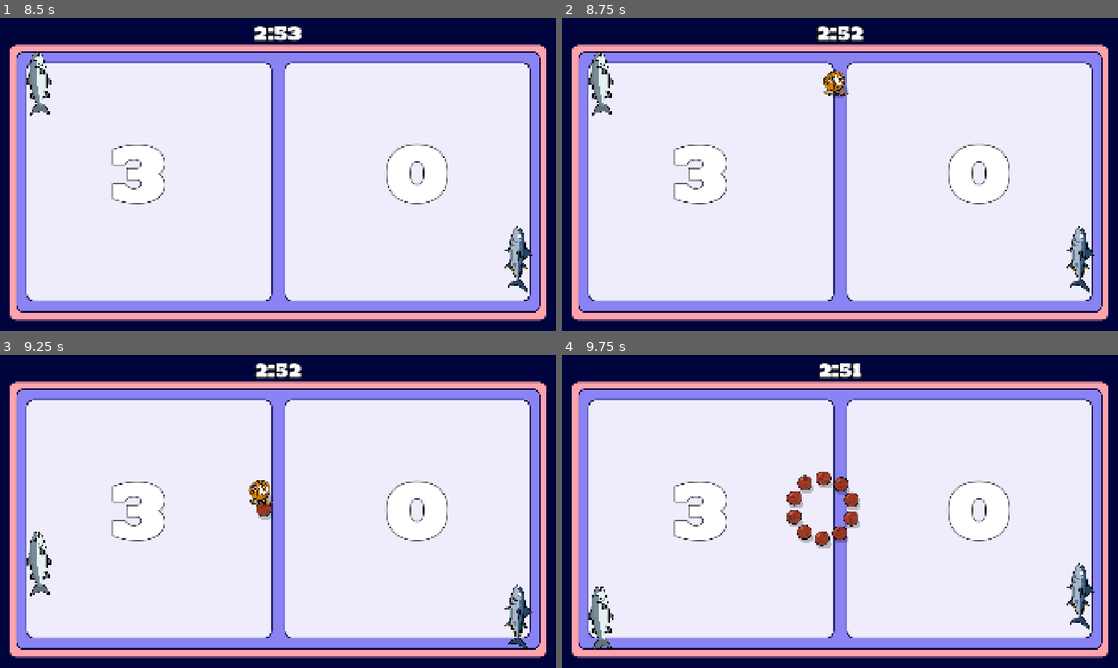
Above: before the commit, frames 1-4 (two rows, left to right).
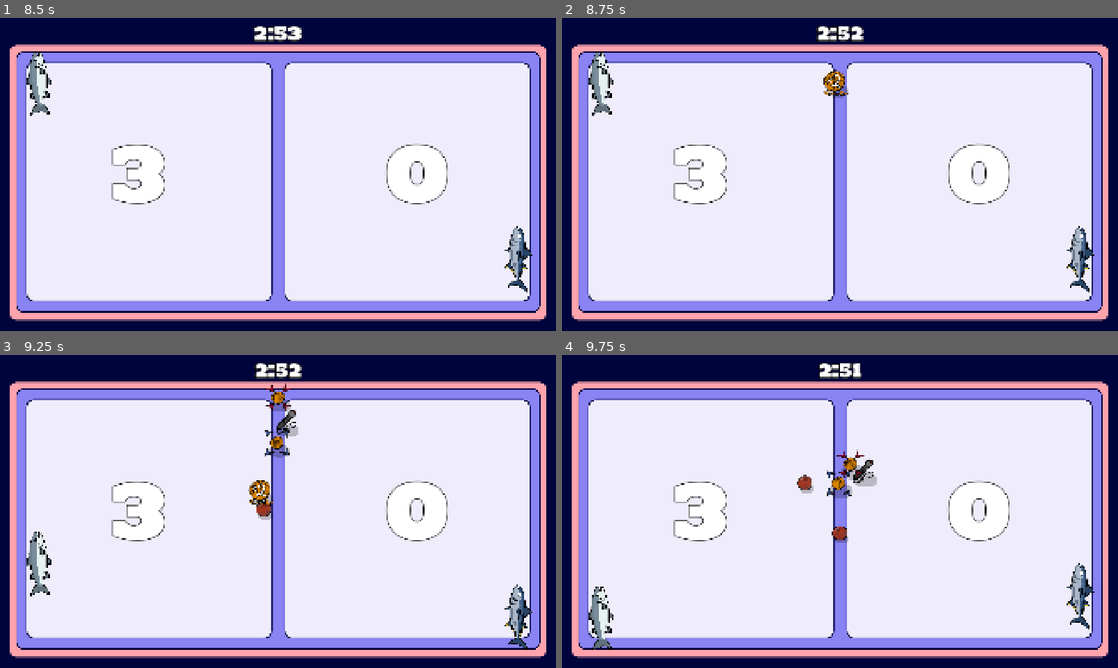
Above: after the commit, the same moments.

Repository: Jurinich/GDSG-WS-semester-project
Game: Godot game, scene res://scenes/main_menu.tscn
Same seed, same stepped clock (60 frames per second), same inputs: the game is played once before the commit and once after it.
Inputs (mouse positions are in pixels of both pictures, inside the frame that each line leads up to):
- Up to frame 1 (8.5 s): click "Start Game" at 0.5 s; tap Enter at 1.25 s; move the mouse to (400, 158) at 1.27 s; hold W (upP1) 1.28-2.03 s; hold Down (downP2) 1.28-2.03 s; move the mouse to (166, 190) at 2.02 s; hold S (downP1) 2.03-2.78 s; tap Up (upP2) every 1.5 s from 2.1 to 8.1 s; move the mouse to (333, 105) at 2.77 s; hold Down (downP2) 2.78-3.53 s; hold W (upP1) 2.78-4.28 s; move the mouse to (250, 237) at 3.52 s; move the mouse to (444, 221) at 4.27 s; hold Down (downP2) 4.28-5.03 s; hold S (downP1) 4.28-6.53 s; move the mouse to (111, 127) at 5.02 s; move the mouse to (305, 174) at 5.77 s; hold Down (downP2) 5.78-6.53 s; tap Space at 6.5 s; move the mouse to (194, 96) at 6.52 s; hold W (upP1) from 6.53 s (still down); move the mouse to (400, 158) at 7.27 s; hold Down (downP2) 7.28-8.03 s; move the mouse to (166, 190) at 8.02 s
- Up to frame 2 (8.75 s): keep holding W (upP1)
- Up to frame 3 (9.25 s): move the mouse to (333, 442) at 8.77 s; release W (upP1) at 8.78 s; hold S (downP1) from 8.78 s (still down); hold Down (downP2) from 8.78 s (still down)
- Up to frame 4 (9.75 s): keep holding S (downP1); move the mouse to (812, 574) at 9.52 s; release Down (downP2) at 9.53 s; tap Up (upP2) at 9.6 s

Frame 1 is identical in both runs. In frame 2, less than 0.1% of the frame differs, in the area x 48-51%, y 18-23%; in frame 3, 0.7%; in frame 4, 1.6%, in the area x 40-57%, y 30-62%.

Commit message:
spawner changed to burst of multiple items isntead of 1

Diff:
--- a/gdsg-semester-project-w-2025-/scripts/items/item_spawner.gd
+++ b/gdsg-semester-project-w-2025-/scripts/items/item_spawner.gd
@@ -7,6 +7,10 @@
 var item_drops : Array[ItemDrop] = []
 
 @export var item_scene : PackedScene
+
+@export var min_items_to_spawn: int = 3
+@export var max_items_to_spawn: int = 5
+@export var delay_between_spawns: float = 0.2
 
 @export_range(-360.0, 360.0) var shoot_angle_degrees: float = 90.0
 @export var min_shoot_speed: float = 250.0
@@ -26,9 +30,8 @@
 	if elapsed_time >= time_for_new_item:
 		var item = chooseItem()
 		if item != null:
-			spawnItem(item)
+			spawn_burst()
 		elapsed_time = 0.0
-
 
 func load_drops_from_json():
 	var file = FileAccess.open(drop_data_file, FileAccess.READ)
@@ -51,6 +54,15 @@
 	else:
 		push_error("JSON Parse Error!")
 
+func spawn_burst():
+	var amount = randi_range(min_items_to_spawn, max_items_to_spawn)
+
+	for i in range(amount):
+		var item = chooseItem()
+		if item != null:
+			spawnItem(item)
+
+		await get_tree().create_timer(delay_between_spawns).timeout
 
 func chooseItem() -> ItemData:
 	if item_drops.is_empty():
@@ -70,7 +82,6 @@
 
 	return item_drops[0].item
 
-
 func spawnItem(item_data : ItemData):
 	powerup_spawn.play()
 	var item_node : CollectibleItem = item_scene.instantiate()
@@ -78,7 +89,6 @@
 	item_node.top_level = true
 	add_child(item_node)
 	item_node.global_position = self.global_position
-
 
 	var random_angle = shoot_angle_degrees + randf_range(-spread_degrees, spread_degrees)
 	var direction = Vector2.RIGHT.rotated(deg_to_rad(random_angle))
